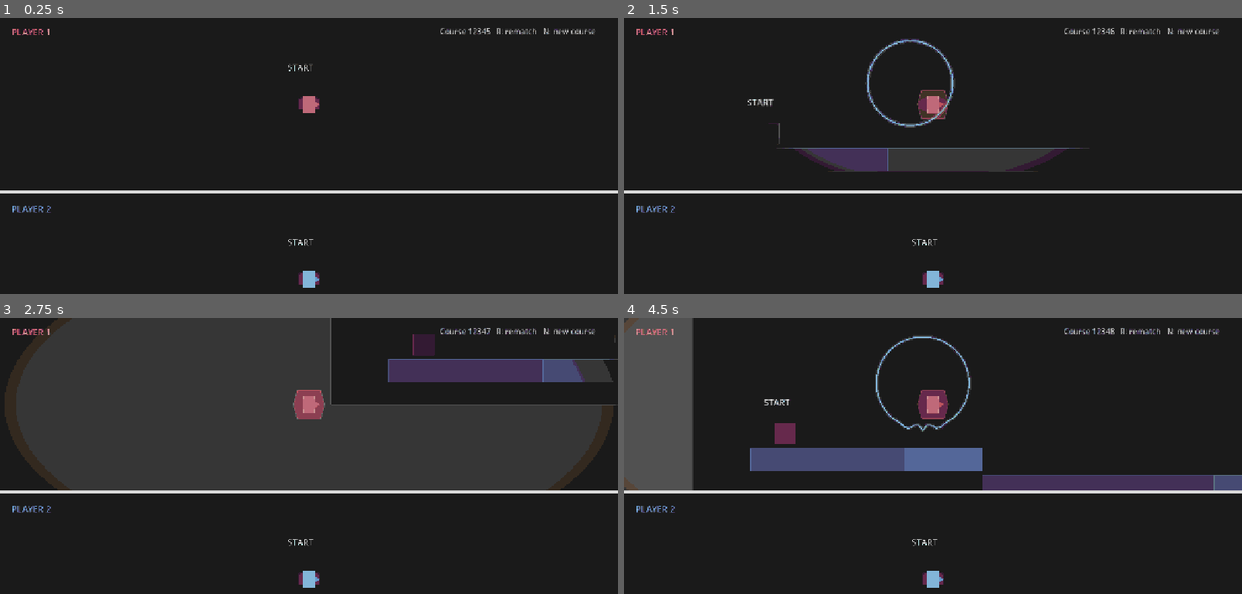
Above: before the commit, frames 1-4 (two rows, left to right).
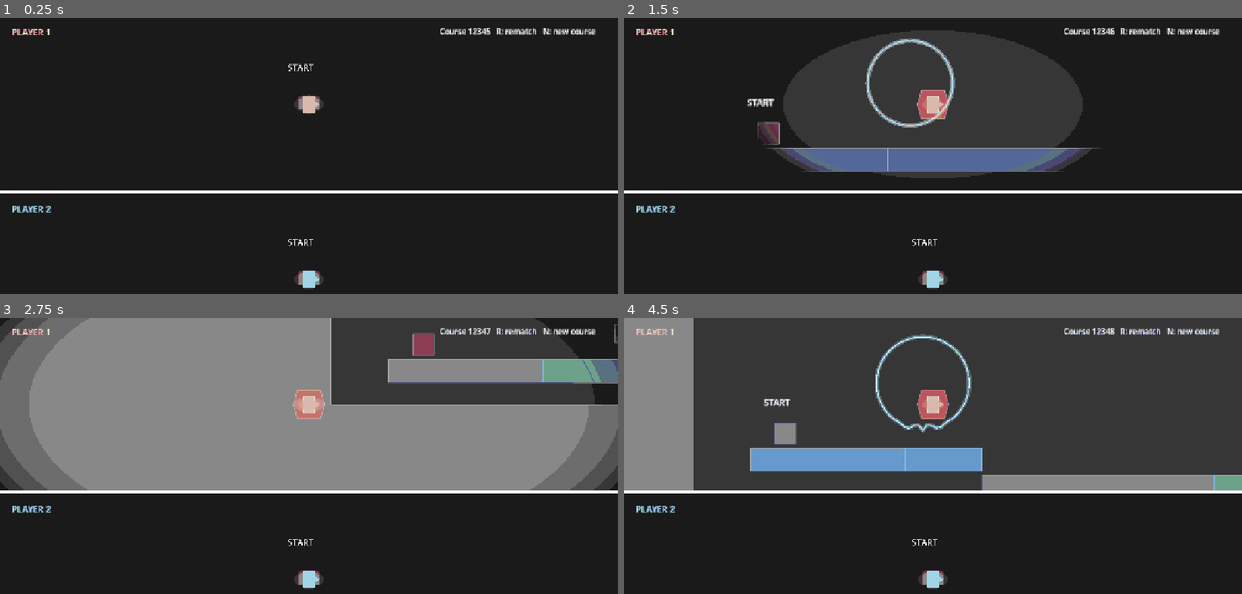
Above: after the commit, the same moments.

Repository: ketr4x/Haven
Game: Godot game, scene res://scenes/game/race.tscn
Same seed, same stepped clock (60 frames per second), same inputs: the game is played once before the commit and once after it.
Inputs:
- Up to frame 1 (0.25 s): no input
- Up to frame 2 (1.5 s): tap Enter at 0.5 s; hold N (new_seed) 0.53-1.28 s; hold D (p1_right) from 0.53 s (still down); tap W (p1_jump) at 0.77 s; tap S (p1_shout) at 1.35 s
- Up to frame 3 (2.75 s): tap W (p1_jump) at 1.52 s; release D (p1_right) at 2.03 s; hold A (p1_left) from 2.03 s (still down); hold N (new_seed) from 2.03 s (still down)
- Up to frame 4 (4.5 s): release A (p1_left) at 2.78 s; release N (new_seed) at 2.78 s; hold D (p1_right) 2.78-4.28 s; tap S (p1_shout) at 2.85, 4.35 s; tap W (p1_jump) at 3.02, 3.77 s; hold N (new_seed) 3.53-4.28 s; hold A (p1_left) from 4.28 s (still down)

The runs differ from the first frame. In frame 1, 2.4% of the frame differs, in the area x 0-100%, y 3-99%; in frame 2, 24%; in frame 3, 62%; in frame 4, 64%, in the area x 0-100%, y 0-99%.

Commit message:
Optimize Luap palette mapping

Diff:
--- a/assets/shaders/luap_40_post_process.gdshader
+++ b/assets/shaders/luap_40_post_process.gdshader
@@ -2,26 +2,21 @@
 render_mode unshaded, blend_disabled;
 
 uniform sampler2D screen_texture : hint_screen_texture, repeat_disable, filter_nearest;
-uniform sampler2D palette_texture : source_color, repeat_disable, filter_nearest;
+uniform sampler2D palette_lut : source_color, repeat_disable, filter_nearest;
 
-const int PALETTE_SIZE = 40;
+const int LUT_SIZE = 32;
+const int LUT_WIDTH = LUT_SIZE * LUT_SIZE;
 
 void fragment() {
 	vec4 source = texture(screen_texture, SCREEN_UV);
-	vec3 nearest_color = texture(palette_texture, vec2(0.5 / float(PALETTE_SIZE), 0.5)).rgb;
-	vec3 difference = source.rgb - nearest_color;
-	float nearest_distance = dot(difference, difference);
+	ivec3 color_index = ivec3(round(clamp(source.rgb, 0.0, 1.0) * float(LUT_SIZE - 1)));
 
-	for (int index = 1; index < PALETTE_SIZE; index++) {
-		vec2 palette_uv = vec2((float(index) + 0.5) / float(PALETTE_SIZE), 0.5);
-		vec3 candidate = texture(palette_texture, palette_uv).rgb;
-		difference = source.rgb - candidate;
-		float candidate_distance = dot(difference, difference);
-		if (candidate_distance < nearest_distance) {
-			nearest_color = candidate;
-			nearest_distance = candidate_distance;
-		}
-	}
+	// Red and blue share the horizontal axis; green selects the LUT row.
+	int lookup_x = color_index.r + color_index.b * LUT_SIZE;
+	vec2 lookup_uv = vec2(
+		(float(lookup_x) + 0.5) / float(LUT_WIDTH),
+		(float(color_index.g) + 0.5) / float(LUT_SIZE)
+	);
 
-	COLOR = vec4(nearest_color, source.a);
+	COLOR = vec4(texture(palette_lut, lookup_uv).rgb, source.a);
 }
--- a/scenes/effects/luap_40_post_process.tscn
+++ b/scenes/effects/luap_40_post_process.tscn
@@ -1,11 +1,11 @@
 [gd_scene load_steps=4 format=3]
 
 [ext_resource type="Shader" path="res://assets/shaders/luap_40_post_process.gdshader" id="1_shader"]
-[ext_resource type="Texture2D" path="res://assets/palettes/luap_40.png" id="2_palette"]
+[ext_resource type="Texture2D" path="res://assets/palettes/luap_40_lut.png" id="2_palette"]
 
 [sub_resource type="ShaderMaterial" id="ShaderMaterial_palette"]
 shader = ExtResource("1_shader")
-shader_parameter/palette_texture = ExtResource("2_palette")
+shader_parameter/palette_lut = ExtResource("2_palette")
 
 [node name="Luap40PostProcess" type="CanvasLayer"]
 layer = 100
--- a/scenes/game/generator_lab.tscn
+++ b/scenes/game/generator_lab.tscn
@@ -9,6 +9,7 @@
 [ext_resource type="PackedScene" path="res://scenes/levels/chunks/chunk_step_down.tscn" id="7_step_down"]
 [ext_resource type="PackedScene" path="res://scenes/levels/chunks/chunk_bridge.tscn" id="8_bridge"]
 [ext_resource type="PackedScene" path="res://scenes/levels/chunks/chunk_finish.tscn" id="9_finish"]
+[ext_resource type="PackedScene" path="res://scenes/effects/luap_40_post_process.tscn" id="10_palette"]
 
 [node name="GeneratorLab" type="Node2D"]
 script = ExtResource("1_lab")
@@ -73,3 +74,5 @@
 theme_override_colors/font_color = Color(0.68, 0.72, 0.86, 1)
 theme_override_font_sizes/font_size = 16
 text = "The same seed must produce the same chunk order. This lab uses safe placeholders only."
+
+[node name="Luap40PostProcess" parent="." instance=ExtResource("10_palette")]
--- a/scenes/game/movement_lab.tscn
+++ b/scenes/game/movement_lab.tscn
@@ -1,7 +1,8 @@
-[gd_scene load_steps=8 format=3]
+[gd_scene load_steps=9 format=3]
 
 [ext_resource type="Script" path="res://scripts/game/movement_lab.gd" id="1_lab"]
 [ext_resource type="PackedScene" path="res://scenes/player/player.tscn" id="2_player"]
+[ext_resource type="PackedScene" path="res://scenes/effects/luap_40_post_process.tscn" id="3_palette"]
 
 [sub_resource type="RectangleShape2D" id="RectangleShape2D_floor"]
 size = Vector2(1280, 48)
@@ -152,3 +153,5 @@
 theme_override_colors/font_color = Color(0.68, 0.72, 0.86, 1)
 theme_override_font_sizes/font_size = 16
 text = "Test coyote jumps, jump buffering, wall slides, and wall jumps.  R restarts."
+
+[node name="Luap40PostProcess" parent="." instance=ExtResource("3_palette")]
Binary file removed: assets/palettes/luap_40.png
Binary file added: assets/palettes/luap_40_lut.png
Not shown: 1 places in scenes/game/generator_lab.tscn that only renumber resources
Not shown, changed: AGENTS.md
